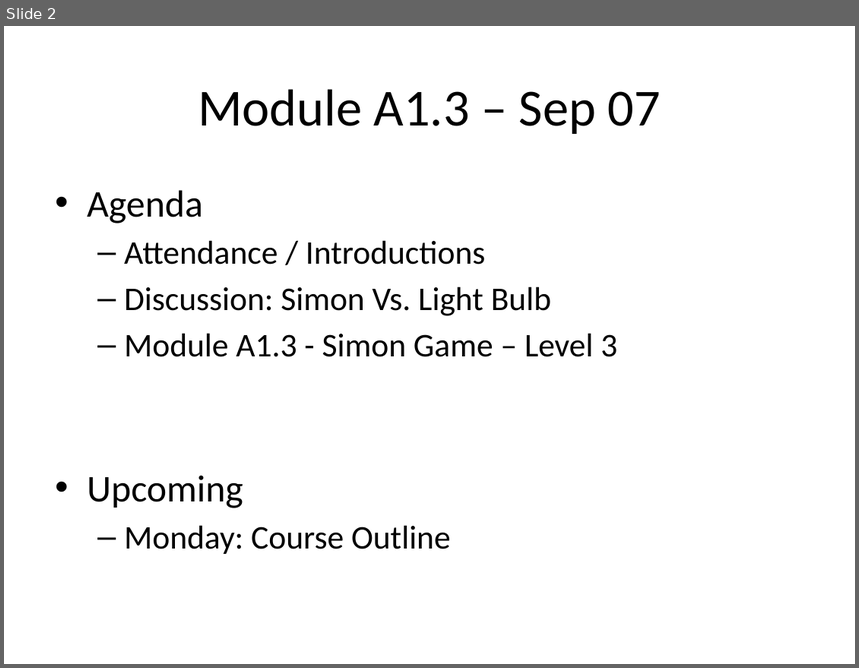
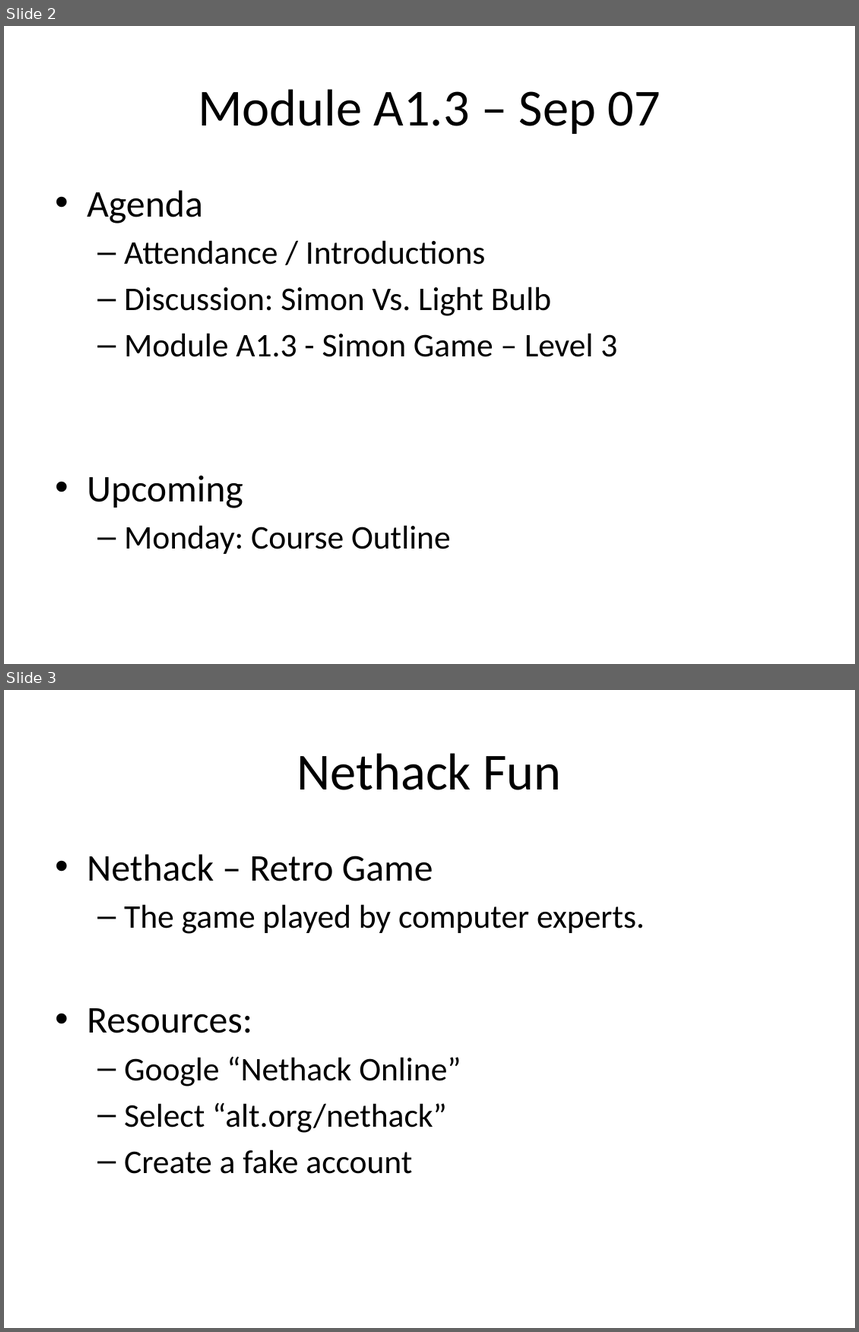
Before and after one commit to optimalcore/ICS2O0, a slide deck: Daily Agendas/Day1.5_Simon3.pptx. Shown one above the other, each under a label of ours: slide 2 before the commit, slides 2 and 3 after it. The pictures are 859x668 and 859x1332 pixels, drawn with LibreOffice and Linux fonts; fonts in the diff are those of the drawing. Boxes give left, top, right and bottom in pixels: in the first picture for what was removed or moved away, otherwise in the second. Text is boxed around its words. In the diff, an @@ line names an element or a change of style, - is before the commit and + after.

```diff
--- a/Daily Agendas/Day1.5_Simon3.pptx
+++ b/Daily Agendas/Day1.5_Simon3.pptx
@@ slide 3 added at <box>4,690,855,1328</box>, background #FFFFFF @@
@@ title added at <box>297,753,561,790</box>, 44 pt, text #000000 @@
+Nethack Fun
@@ text added at <box>87,854,645,1174</box>, 28 pt, text #000000 @@
+• Nethack – Retro Game
+  – The game played by computer experts.
+• Resources:
+  – Google “Nethack Online”
+  – Select “alt.org/nethack”
+  – Create a fake account
```
Also in this commit, not shown: 2 other files.
